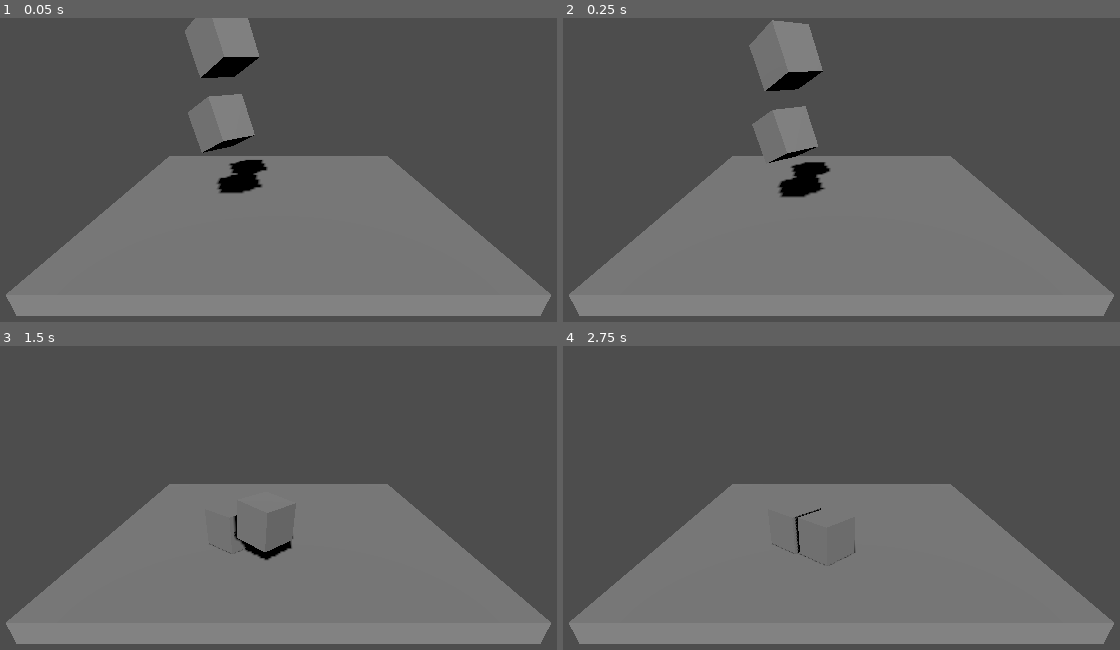
Above: before the commit, frames 1-4 (two rows, left to right).
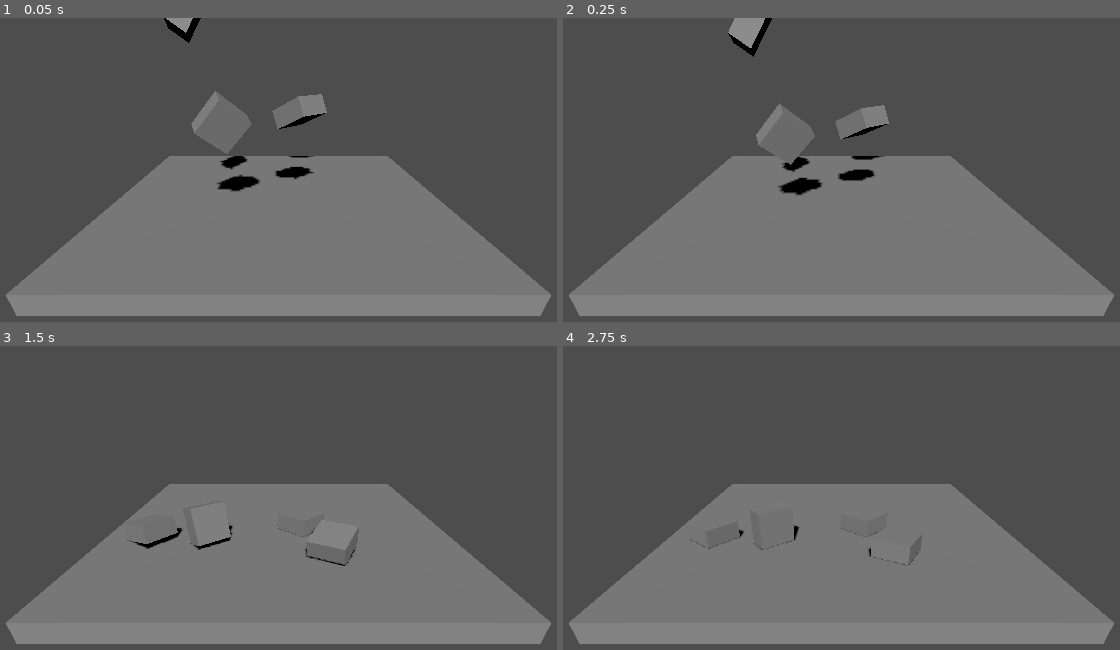
Above: after the commit, the same moments.

Repository: WeiJiunLim/3d_platformer_game
Game: Godot game, scene res://level_1.tscn
Two runs of this game, one before a commit and one after it. Both use one fixed random seed, a clock stepped at 60 frames per second and the inputs below. The project has no main scene, so this scene is started directly.
Inputs:
- Up to frame 1 (0.05 s): no input
- Up to frame 2 (0.25 s): no input
- Up to frame 3 (1.5 s): no input
- Up to frame 4 (2.75 s): no input

The runs differ from the first frame. In frame 1, 4.3% of the frame differs, in the area x 29-59%, y 0-58%; in frame 2, 4.7%, in the area x 29-59%, y 0-59%; in frame 3, 0.7%; in frame 4, 0.2%.

Commit message:
Tutorial 2: Block shape changed

Diff:
--- a/Code/block.tscn
+++ b/Code/block.tscn
@@ -1,8 +1,10 @@
 [gd_scene load_steps=3 format=3 uid="uid://chbq07rn2ykw2"]
 
 [sub_resource type="BoxMesh" id="BoxMesh_ujk0i"]
+size = Vector3(1, 0.5, 1)
 
 [sub_resource type="BoxShape3D" id="BoxShape3D_s530k"]
+size = Vector3(1, 0.5, 1)
 
 [node name="Block" type="RigidBody3D"]
 
--- a/Code/level_1.tscn
+++ b/Code/level_1.tscn
@@ -29,7 +29,13 @@
 shadow_enabled = true
 
 [node name="Block1" parent="." instance=ExtResource("1_lxvli")]
-transform = Transform3D(0.670181, -0.302655, -0.677685, 0.411578, 0.911375, 0, 0.617625, -0.27892, 0.735352, -1.41168, 2.40122, 1.30447)
+transform = Transform3D(0.670181, -0.302655, -0.677685, 0.741568, 0.310655, 0.594618, 0.0305619, -0.901052, 0.432634, -1.41168, 2.40122, 1.30447)
 
 [node name="Block2" parent="." instance=ExtResource("1_lxvli")]
-transform = Transform3D(0.670181, -0.302655, -0.677685, 0.411578, 0.911375, 0, 0.617625, -0.27892, 0.735352, -1.24712, 4.0786, 1.30447)
+transform = Transform3D(0.521894, -0.830171, 0.196071, 0.826092, 0.54918, 0.126388, -0.212602, 0.0960111, 0.972411, -1.92793, 4.73615, 1.30447)
+
+[node name="Block3" parent="." instance=ExtResource("1_lxvli")]
+transform = Transform3D(0.670181, -0.302655, -0.677685, 0.411578, 0.911375, 0, 0.617625, -0.27892, 0.735352, 0.576434, 2.55217, 0.262331)
+
+[node name="Block4" parent="." instance=ExtResource("1_lxvli")]
+transform = Transform3D(0.670181, -0.302655, -0.677685, 0.714103, 0.511786, 0.477632, 0.202272, -0.804037, 0.559116, 1.15742, 5.76562, 1.30447)
